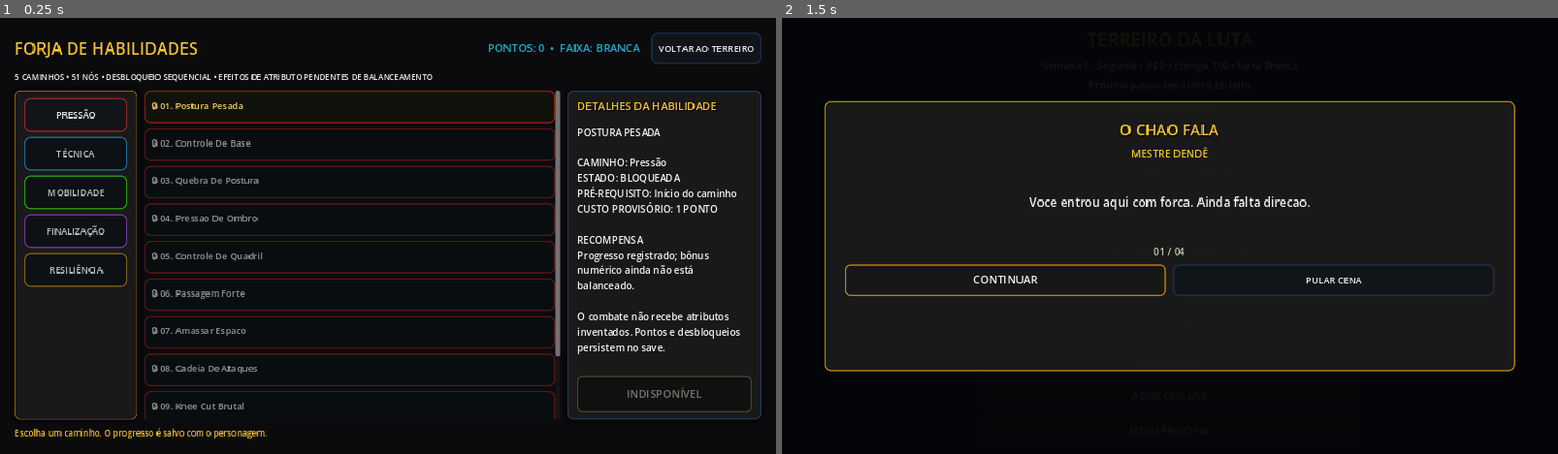
Above: before the commit, frames 1-2 (left to right).
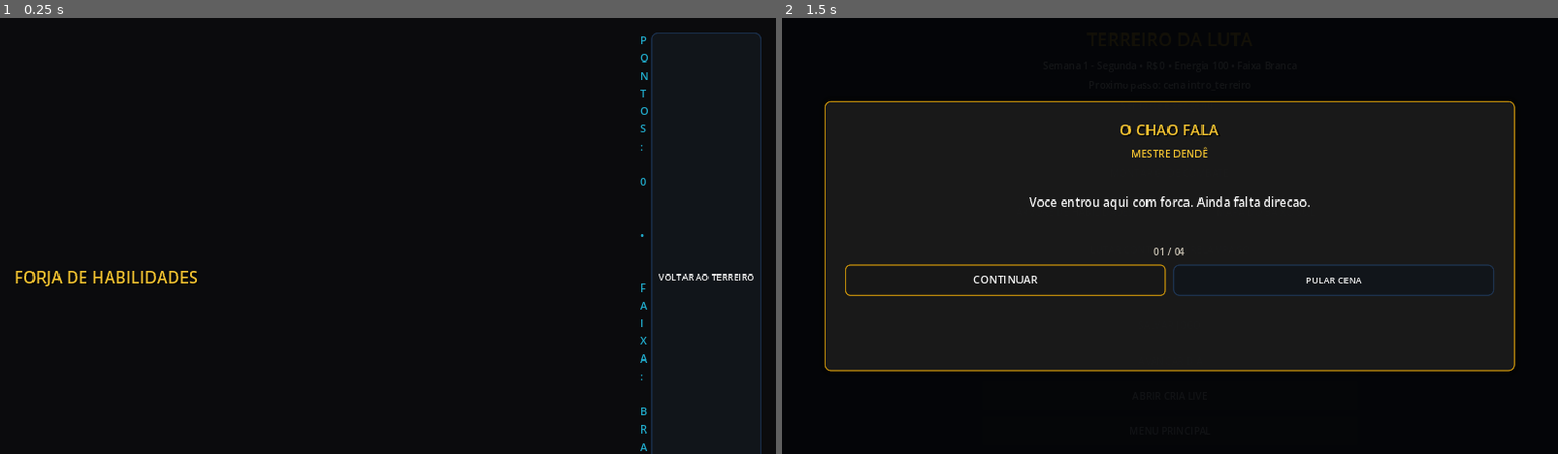
Above: after the commit, the same moments.

Repository: ringuemkt-rgb/cria-do-tatame
Game: Godot game, scene res://scenes/ui/SkillTreeScreen.tscn
The game is run twice, just before and just after one commit, with the same random seed, the same clock (stepped at 60 frames per second) and the same inputs. This scene is started directly instead of the project's main scene.
Inputs:
- Up to frame 1 (0.25 s): no input
- Up to frame 2 (1.5 s): click "VOLTAR AO TERREIRO" at 0.5 s; click "TREINAR" at 1.25 s

The runs differ from the first frame. In frame 1, 10% of the frame differs, in the area x 1-99%, y 4-100%; in frame 2, nothing differs.

Commit message:
fix(ui): adapt skill tree to mobile tabs and guard save on exit

Diff:
--- a/scenes/ui/SkillTreeScreen.gd
+++ b/scenes/ui/SkillTreeScreen.gd
@@ -15,10 +15,21 @@
 var details: Label
 var unlock_btn: Button
 var _transitioning := false
+var _compact_layout := false
+var top_desktop: HBoxContainer
+var top_compact: VBoxContainer
+var content_desktop: HBoxContainer
+var mobile_tabs: TabContainer
+var path_panel: PanelContainer
+var node_scroll: ScrollContainer
+var detail_panel: PanelContainer
+var back_button: Button
 
 func _ready() -> void:
 	rules = RulesScript.new()
 	_build_ui()
+	_apply_responsive_layout()
+	get_viewport().size_changed.connect(_apply_responsive_layout)
 	if not rules.is_valid():
 		status_label.text = "ERRO: contrato da árvore indisponível."
 		unlock_btn.disabled = true
@@ -39,54 +50,69 @@
 	var layout := VBoxContainer.new()
 	layout.add_theme_constant_override("separation", 12)
 	margin.add_child(layout)
-	var top := HBoxContainer.new()
-	top.add_theme_constant_override("separation", 18)
-	layout.add_child(top)
+	top_desktop = HBoxContainer.new()
+	top_desktop.add_theme_constant_override("separation", 18)
+	layout.add_child(top_desktop)
+	top_compact = VBoxContainer.new()
+	top_compact.add_theme_constant_override("separation", 6)
+	top_compact.visible = false
+	layout.add_child(top_compact)
 	header = Label.new()
 	header.text = "FORJA DE HABILIDADES"
 	header.size_flags_horizontal = Control.SIZE_EXPAND_FILL
+	header.autowrap_mode = TextServer.AUTOWRAP_WORD_SMART
 	VisualTheme.style_heading(header, 27, VisualTheme.HONOR)
-	top.add_child(header)
+	top_desktop.add_child(header)
 	points_label = Label.new()
 	points_label.vertical_alignment = VERTICAL_ALIGNMENT_CENTER
+	points_label.autowrap_mode = TextServer.AUTOWRAP_WORD_SMART
 	points_label.add_theme_font_size_override("font_size", 18)
 	points_label.add_theme_color_override("font_color", VisualTheme.CYAN)
-	top.add_child(points_label)
-	var back := Button.new()
-	back.text = "VOLTAR AO TERREIRO"
-	back.custom_minimum_size = Vector2(180, 52)
-	VisualTheme.apply_action_button(back, VisualTheme.RIVER)
-	back.pressed.connect(_back_to_hub)
-	top.add_child(back)
+	top_desktop.add_child(points_label)
+	back_button = Button.new()
+	back_button.text = "VOLTAR AO TERREIRO"
+	back_button.custom_minimum_size = Vector2(180, 52)
+	VisualTheme.apply_action_button(back_button, VisualTheme.RIVER)
+	back_button.pressed.connect(_back_to_hub)
+	top_desktop.add_child(back_button)
 	var sub := Label.new()
 	sub.text = "5 CAMINHOS • 51 NÓS • DESBLOQUEIO SEQUENCIAL • EFEITOS DE ATRIBUTO PENDENTES DE BALANCEAMENTO"
 	sub.autowrap_mode = TextServer.AUTOWRAP_WORD_SMART
 	sub.add_theme_font_size_override("font_size", 13)
 	sub.add_theme_color_override("font_color", VisualTheme.OFF_WHITE)
 	layout.add_child(sub)
-	var content := HBoxContainer.new()
-	content.size_flags_vertical = Control.SIZE_EXPAND_FILL
-	content.add_theme_constant_override("separation", 12)
-	layout.add_child(content)
-	var selector := PanelContainer.new()
-	selector.custom_minimum_size = Vector2(202, 0)
-	selector.add_theme_stylebox_override("panel", VisualTheme.panel_style(0.96, VisualTheme.GOLD, 1, 9))
-	content.add_child(selector)
+	content_desktop = HBoxContainer.new()
+	content_desktop.size_flags_vertical = Control.SIZE_EXPAND_FILL
+	content_desktop.add_theme_constant_override("separation", 12)
+	layout.add_child(content_desktop)
+	mobile_tabs = TabContainer.new()
+	mobile_tabs.size_flags_horizontal = Control.SIZE_EXPAND_FILL
+	mobile_tabs.size_flags_vertical = Control.SIZE_EXPAND_FILL
+	mobile_tabs.visible = false
+	layout.add_child(mobile_tabs)
+	path_panel = PanelContainer.new()
+	path_panel.name = "CAMINHOS"
+	path_panel.custom_minimum_size = Vector2(202, 0)
+	path_panel.add_theme_stylebox_override("panel", VisualTheme.panel_style(0.96, VisualTheme.GOLD, 1, 9))
+	content_desktop.add_child(path_panel)
 	paths_box = VBoxContainer.new()
 	paths_box.add_theme_constant_override("separation", 8)
-	selector.add_child(paths_box)
-	var scroll := ScrollContainer.new()
-	scroll.size_flags_horizontal = Control.SIZE_EXPAND_FILL
-	scroll.size_flags_vertical = Control.SIZE_EXPAND_FILL
-	content.add_child(scroll)
+	path_panel.add_child(paths_box)
+	node_scroll = ScrollContainer.new()
+	node_scroll.name = "HABILIDADES"
+	node_scroll.size_flags_horizontal = Control.SIZE_EXPAND_FILL
+	node_scroll.size_flags_vertical = Control.SIZE_EXPAND_FILL
+	node_scroll.horizontal_scroll_mode = ScrollContainer.SCROLL_MODE_DISABLED
+	content_desktop.add_child(node_scroll)
 	nodes_box = VBoxContainer.new()
 	nodes_box.size_flags_horizontal = Control.SIZE_EXPAND_FILL
 	nodes_box.add_theme_constant_override("separation", 8)
-	scroll.add_child(nodes_box)
-	var detail_panel := PanelContainer.new()
+	node_scroll.add_child(nodes_box)
+	detail_panel = PanelContainer.new()
+	detail_panel.name = "DETALHES"
 	detail_panel.custom_minimum_size = Vector2(320, 0)
 	detail_panel.add_theme_stylebox_override("panel", VisualTheme.panel_style(0.94, VisualTheme.RIVER, 2, 9))
-	content.add_child(detail_panel)
+	content_desktop.add_child(detail_panel)
 	var detail_col := VBoxContainer.new()
 	detail_col.add_theme_constant_override("separation", 18)
 	detail_panel.add_child(detail_col)
@@ -94,12 +120,17 @@
 	title.text = "DETALHES DA HABILIDADE"
 	VisualTheme.style_heading(title, 18, VisualTheme.HONOR)
 	detail_col.add_child(title)
+	var detail_scroll := ScrollContainer.new()
+	detail_scroll.size_flags_horizontal = Control.SIZE_EXPAND_FILL
+	detail_scroll.size_flags_vertical = Control.SIZE_EXPAND_FILL
+	detail_scroll.horizontal_scroll_mode = ScrollContainer.SCROLL_MODE_DISABLED
+	detail_col.add_child(detail_scroll)
 	details = Label.new()
 	details.autowrap_mode = TextServer.AUTOWRAP_WORD_SMART
-	details.size_flags_vertical = Control.SIZE_EXPAND_FILL
+	details.size_flags_horizontal = Control.SIZE_EXPAND_FILL
 	details.add_theme_color_override("font_color", VisualTheme.OFF_WHITE)
 	details.add_theme_font_size_override("font_size", 16)
-	detail_col.add_child(details)
+	detail_scroll.add_child(details)
 	unlock_btn = Button.new()
 	unlock_btn.text = "DESBLOQUEAR"
 	unlock_btn.custom_minimum_size = Vector2(0, 60)
@@ -113,6 +144,39 @@
 	status_label.add_theme_color_override("font_color", VisualTheme.HONOR)
 	layout.add_child(status_label)
 
+# Mobile uses three tabs instead of squeezing 202px + 320px panels around
+# the node list. The SAME controls move between layouts; no duplicated state.
+func _apply_responsive_layout() -> void:
+	_apply_responsive_layout_for_size(get_viewport().get_visible_rect().size)
+
+func _apply_responsive_layout_for_size(viewport_size: Vector2) -> void:
+	_compact_layout = viewport_size.x < 980.0
+	var margin: MarginContainer = get_child(1) as MarginContainer
+	var padding := 12 if _compact_layout else 24
+	for side in ["left", "right", "top", "bottom"]:
+		margin.add_theme_constant_override("margin_" + side, padding)
+	var top_target: Container = top_compact if _compact_layout else top_desktop
+	for control in [header, points_label, back_button]:
+		if control.get_parent() != top_target:
+			control.reparent(top_target, false)
+	top_desktop.visible = not _compact_layout
+	top_compact.visible = _compact_layout
+	header.add_theme_font_size_override("font_size", 22 if _compact_layout else 27)
+	points_label.add_theme_font_size_override("font_size", 15 if _compact_layout else 18)
+	back_button.custom_minimum_size = Vector2(0, 48) if _compact_layout else Vector2(180, 52)
+	var panel_target: Container = mobile_tabs if _compact_layout else content_desktop
+	for panel in [path_panel, node_scroll, detail_panel]:
+		if panel.get_parent() != panel_target:
+			panel.reparent(panel_target, false)
+		if not _compact_layout:
+			panel.visible = true
+	content_desktop.visible = not _compact_layout
+	mobile_tabs.visible = _compact_layout
+	path_panel.custom_minimum_size = Vector2.ZERO if _compact_layout else Vector2(202, 0)
+	detail_panel.custom_minimum_size = Vector2.ZERO if _compact_layout else Vector2(320, 0)
+	if _compact_layout:
+		mobile_tabs.current_tab = clampi(mobile_tabs.current_tab, 0, 2)
+
 func _choose_path(new_path_id: String) -> void:
 	path_id = new_path_id
 	selected_skill = ""
@@ -123,6 +187,8 @@
 				selected_skill = str(ids[0])
 			break
 	_refresh()
+	if _compact_layout:
+		mobile_tabs.current_tab = 1
 
 func _refresh() -> void:
 	if not rules.is_valid():
@@ -134,6 +200,8 @@
 		var id := str(item.get("id", ""))
 		var btn := Button.new()
 		btn.text = str(item.get("display_name", id)).to_upper()
+		btn.clip_text = true
+		btn.tooltip_text = btn.text
 		btn.custom_minimum_size = Vector2(0, 56)
 		VisualTheme.apply_action_button(btn, Color(str(item.get("color", "#c9971c"))))
 		btn.modulate = Color.WHITE if id == path_id else Color(0.80, 0.80, 0.80)
@@ -151,6 +219,8 @@
 			label += "  ★"
 		var btn := Button.new()
 		btn.text = label
+		btn.clip_text = true
+		btn.tooltip_text = label
 		btn.alignment = HORIZONTAL_ALIGNMENT_LEFT
 		btn.custom_minimum_size = Vector2(0, 54)
 		VisualTheme.apply_action_button(btn, Color(str(node["color"])))
@@ -165,6 +235,8 @@
 func _select_skill(id: String) -> void:
 	selected_skill = id
 	_refresh()
+	if _compact_layout:
+		mobile_tabs.current_tab = 2
 
 func _show_selected() -> void:
 	var node: Dictionary = rules.get_node(selected_skill)
@@ -200,7 +272,10 @@
 	if _transitioning:
 		return
 	_transitioning = true
-	SaveManager.save_game(1)
+	if not SaveManager.save_game(1):
+		_transitioning = false
+		status_label.text = "Falha ao salvar. Permanecendo na árvore de habilidades."
+		return
 	var err := get_tree().change_scene_to_file(HUB_SCENE)
 	if err != OK:
 		_transitioning = false
